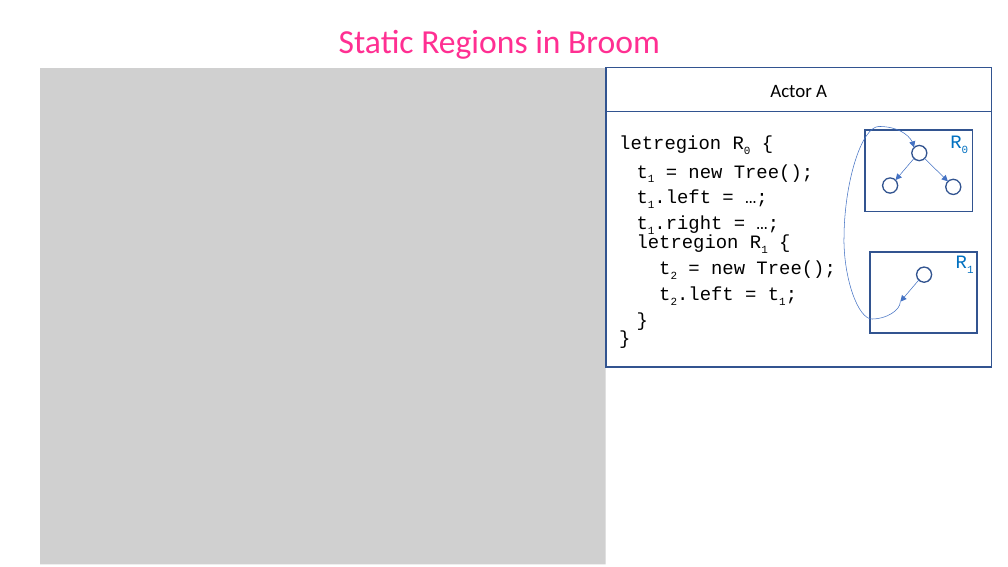
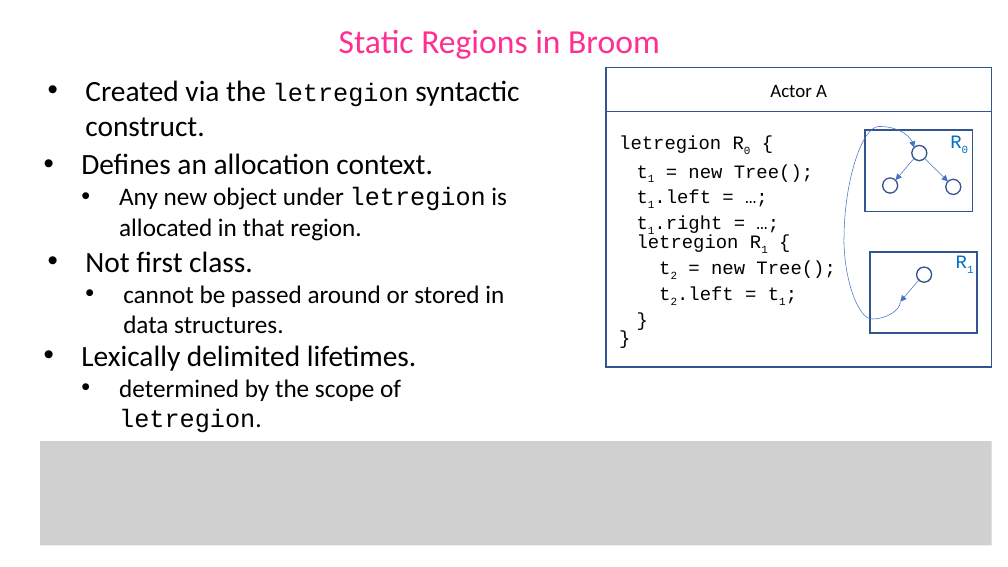
Before and after one commit to gowthamk/gowthamk.github.io, a slide deck: slide 14 of docs/ECOOP18.pptx. Drawn at 1008x567 pixels with LibreOffice and Linux fonts; fonts in the diff are those of the drawing; grey boxes stand for pictures. Boxes give left, top, right and bottom in pixels: in the first picture for what was removed or moved away, otherwise in the second. Text is boxed around its words. In the diff, an @@ line names an element or a change of style, - is before the commit and + after.

```diff
--- a/docs/ECOOP18.pptx
+++ b/docs/ECOOP18.pptx
@@ picture removed at bbox=[40, 68, 606, 564] @@
@@ text added at bbox=[85, 80, 519, 137], 28 pt, text #000000 @@
+• Created via the letregion syntactic construct.
@@ text added at bbox=[81, 153, 507, 241], 24 pt, text #000000 @@
+• Defines an allocation context.
+  • Any new object under letregion is allocated in that region.
@@ text added at bbox=[85, 251, 504, 334], 24 pt, text #000000 @@
+• Not first class.
+  • cannot be passed around or stored in data structures.
@@ text added at bbox=[81, 345, 416, 433], 24 pt, text #000000 @@
+• Lexically delimited lifetimes.
+  • determined by the scope of letregion.
@@ picture added at bbox=[40, 442, 992, 546] @@
```
Also in this commit, not shown: 7 other slides changed, 4 slides added, 1 slide removed.
